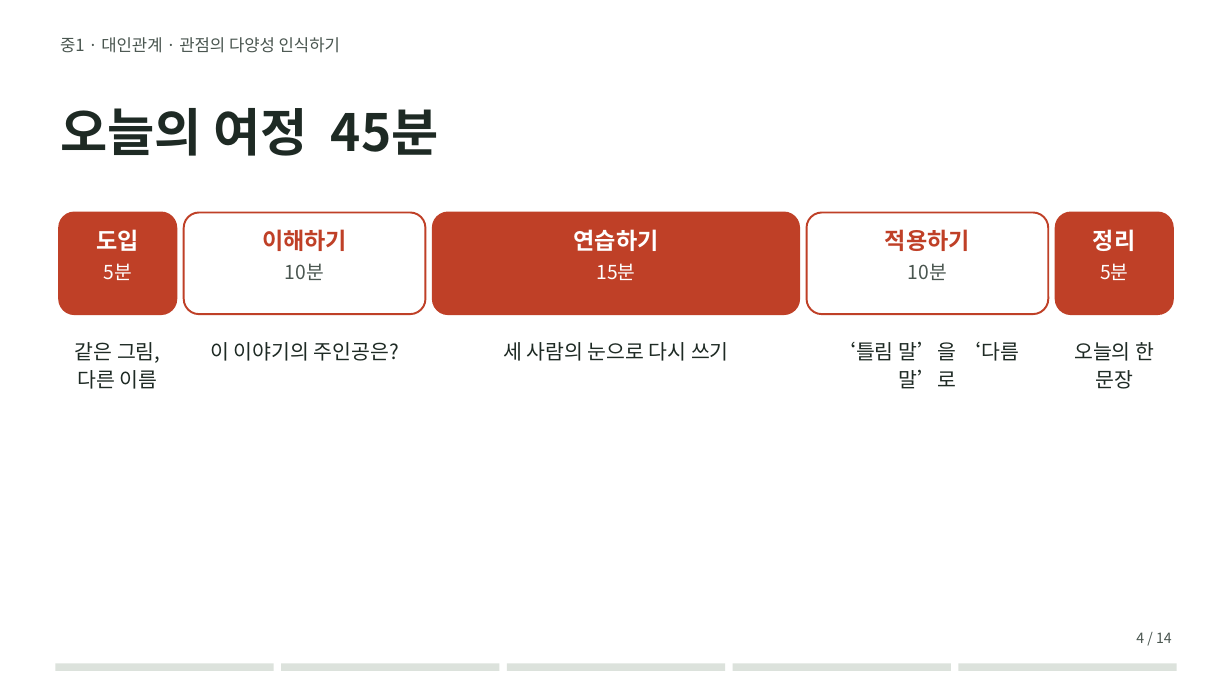
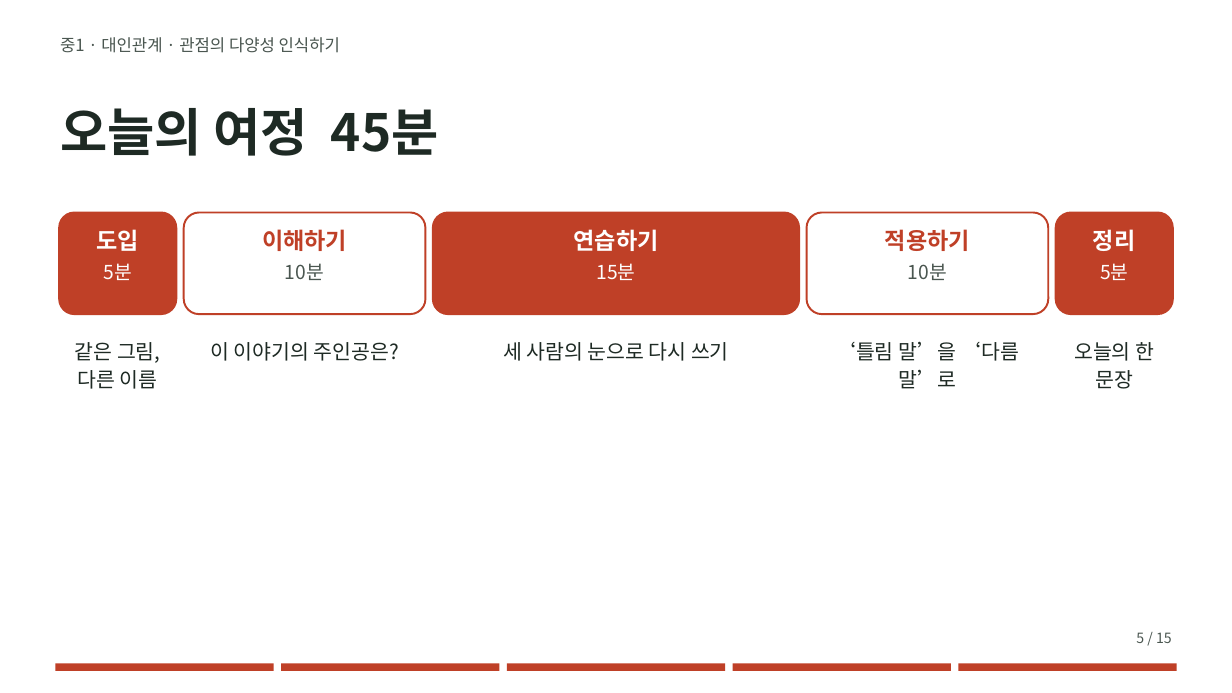
Before and after one commit to cleveranawim-source/levlab, a slide deck: slide 5 of public/files/slides/g1-09.pptx (slide 4 before the commit). Drawn at 1232x693 pixels with LibreOffice and Linux fonts; fonts in the diff are those of the drawing. Boxes give left, top, right and bottom in pixels: in the first picture for what was removed or moved away, otherwise in the second. Text is boxed around its words. In the diff, an @@ line names an element or a change of style, - is before the commit and + after.

```diff
--- a/public/files/slides/g1-09.pptx
+++ b/public/files/slides/g1-09.pptx
@@ text at (x1=1136, y1=632, x2=1172, y2=643): text changed @@
-4 / 14
+5 / 15
@@ fill #DCE2DC to #BF4027 in 5 elements at (x1=55, y1=664, x2=274, y2=671), (x1=281, y1=664, x2=499, y2=671), (x1=507, y1=664, x2=726, y2=671), (x1=733, y1=664, x2=951, y2=671), (x1=958, y1=664, x2=1177, y2=671) @@
```
Also in this commit, not shown: 11 other slides changed, 1 slide added, 40 other files.
